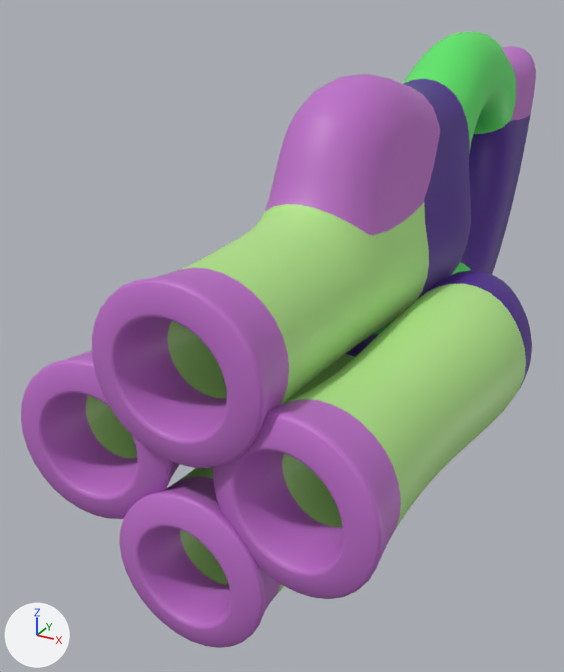
The Blender file ShootEmUpGame/Assets/_Visuals/Models/PlasmaGun.blend: old version first, new version second.
One viewpoint serves both versions: a camera (50 mm lens) standing at (0.565, -1.567, 0.37) and looking at (-0.2, -0.177, -0.325). Lighting does not change. The marker at lower left points along +X, +Y and +Z.

The older version as bpy lines, for what is in view:
```python
me_circle = bpy.data.meshes.new('Circle')
me_circle.from_pydata(...)  # 340 vertices, 336 faces; spans x -0.31..0.31, y -0.85..0.88, z -0.55..0.25
me_circle.polygons.foreach_set('use_smooth', [True] * 336)
me_circle.materials.append(mat_untitled)  # picture img_untitled
ob_circle = bpy.data.objects.new('Circle', me_circle)
ob_circle.location = (0.0, 0.0, 0.0)
_m = ob_circle.modifiers.new('Subsurf', 'SUBSURF')
_m = ob_circle.modifiers.new('Solidify', 'SOLIDIFY')
_m.thickness = 0.05
_m.offset = 1.0
_m.nonmanifold_thickness_mode = 'FIXED'
_m.nonmanifold_merge_threshold = 0.0003
_m = ob_circle.modifiers.new('Bevel', 'BEVEL')
_m.segments = 2
_m.limit_method = 'WEIGHT'
_m.spread = 0.0
```
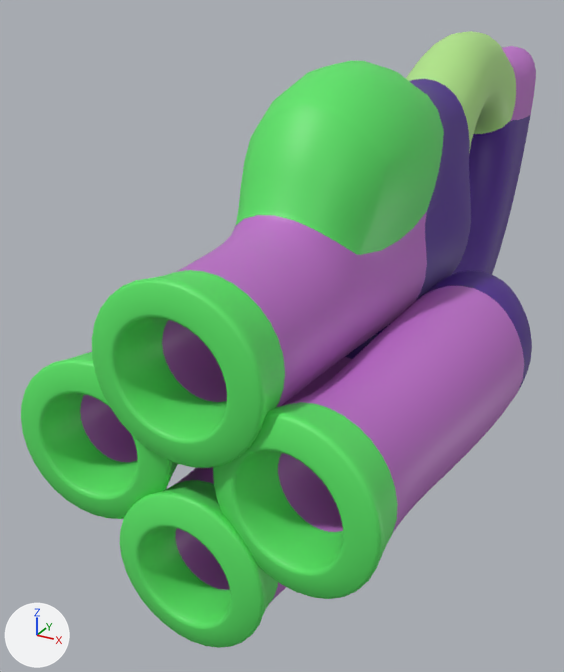
Where the change shows, as pixel boxes (x1, y1, x2, y2) in the pictures (564 x 672 px; the box of a moved part takes in the faces that stretch with it):
'Circle', reshaped, surface changed (purple to green): (21, 31, 536, 648) in both
part 1 of me_circle, moved or reshaped: before (86, 74, 526, 599); after (80, 61, 524, 604)
part 2 of me_circle, surface changed (purple to green): (21, 31, 516, 648) in both

The change, as a list of edits to the scene's bpy script:
```text
Change me_circle:
    used by ob_circle; location = (0.0, 0.0, 0.0)
    remove me_circle.from_pydata(...)  # 340 vertices, 336 faces; spans x -0.31..0.31, y -0.85..0.88, z -0.55..0.25
    add me_circle.from_pydata(...)  # 340 vertices, 336 faces; spans x -0.31..0.31, y -0.85..0.88, z -0.55..0.27
    me_circle part 1: 70 of 340 vertices moved; they spanned x -0.28..0.28, y -0.59..-0.23, z -0.53..0.21 and now span x -0.28..0.28, y -0.66..-0.23, z -0.53..0.27; mean shift (0.0, -0.07, 0.0); largest move (0.05, -0.39, 0.16) -> (0.12, -0.47, 0.12)
    me_circle part 2: texture (UV) coordinates of 196 of 336 faces, centred in x -0.28..0.28, y -0.81..0.53, z -0.53..0.23, changed; they spanned u 0.16..0.8, v 0.09..0.74 and now span u 0.1..0.77, v 0.09..0.97
```
